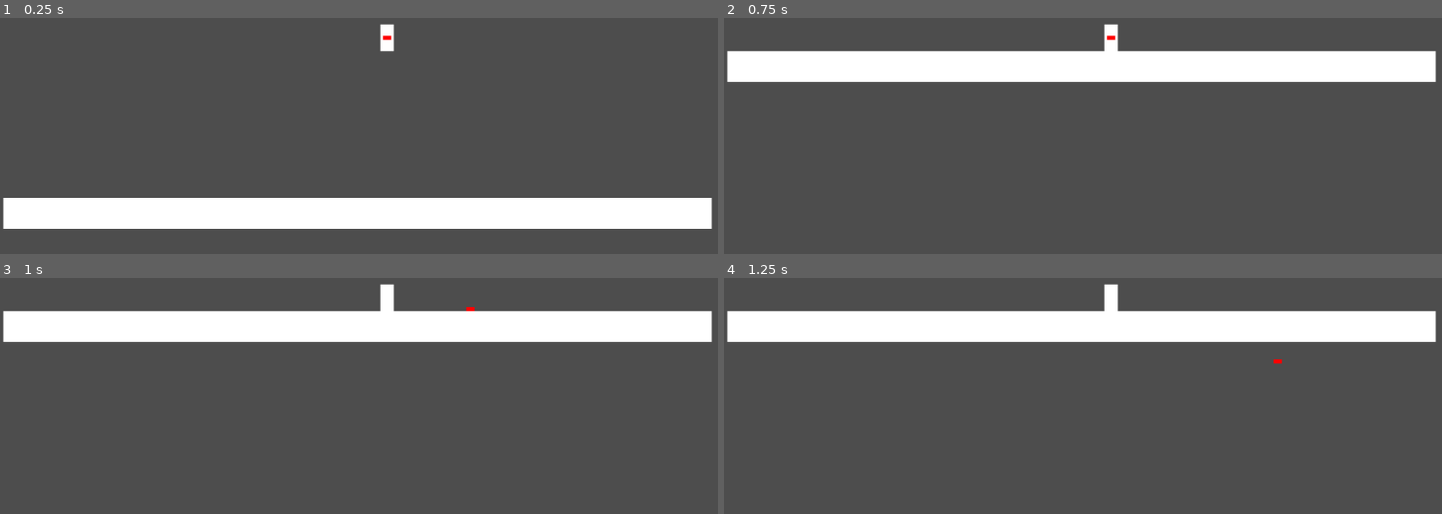
Above: before the commit, frames 1-4 (two rows, left to right).
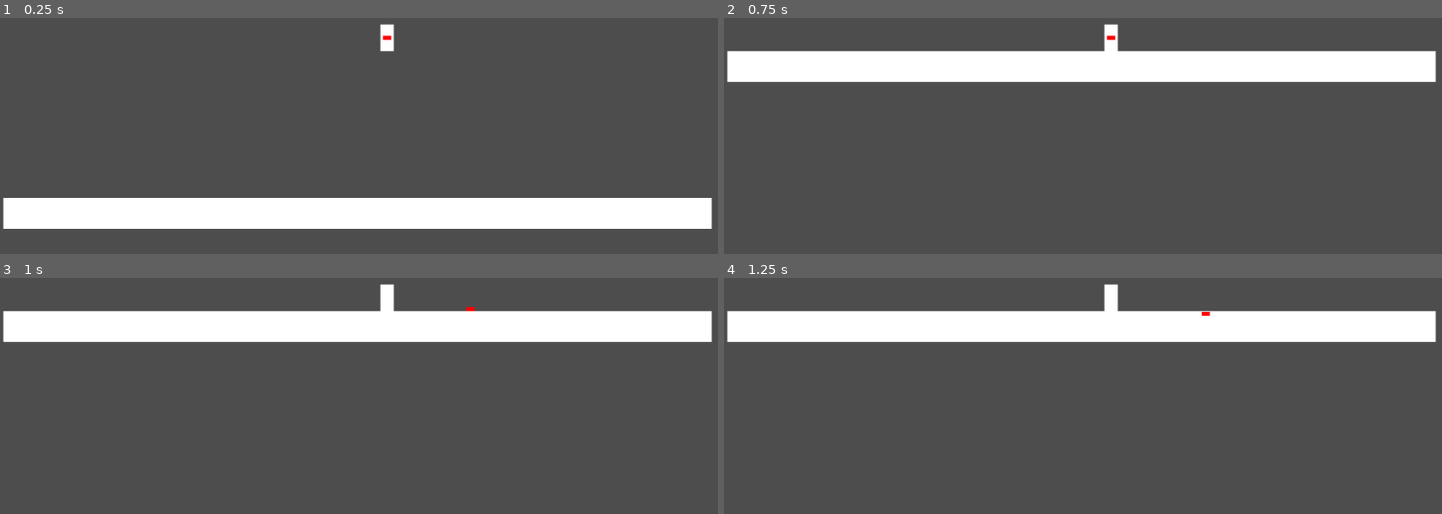
Above: after the commit, the same moments.

Repository: mathkimchi/harpooneer
Game: Godot game, scene res://main_level.tscn
Two runs of this game, one before a commit and one after it. Both use one fixed random seed, a clock stepped at 60 frames per second and the inputs below.
Inputs (mouse positions are in pixels of both pictures, inside the frame that each line leads up to):
- Up to frame 1 (0.25 s): no input
- Up to frame 2 (0.75 s): move the mouse to (outside the picture) at 0.52 s; click (outside the picture) at 0.67 s
- Up to frame 3 (1 s): no input
- Up to frame 4 (1.25 s): no input

Frames 1-3 are identical in both runs. In frame 4, less than 0.1% of the frame differs, in the area x 66-78%, y 14-37%.

Commit message:
lock harpoons

Diff:
--- a/main_level.tscn
+++ b/main_level.tscn
@@ -9,9 +9,6 @@
 
 [node name="Node2D" type="Node2D"]
 
-[node name="Player" parent="." instance=ExtResource("1_hi1ko")]
-position = Vector2(631, 191)
-
 [node name="Platform" type="StaticBody2D" parent="."]
 
 [node name="MeshInstance2D" type="MeshInstance2D" parent="Platform"]
@@ -22,3 +19,6 @@
 [node name="CollisionShape2D" type="CollisionShape2D" parent="Platform"]
 position = Vector2(587, 482)
 shape = SubResource("RectangleShape2D_6ey7h")
+
+[node name="Player" parent="." instance=ExtResource("1_hi1ko")]
+position = Vector2(631, 191)
--- a/player.gd
+++ b/player.gd
@@ -5,6 +5,7 @@
 
 var harpoon_charge = 0.0
 var is_harpoon_shot = false
+var is_harpoon_locked = false
 
 var harpoon_position: Vector2
 var harpoon_velocity: Vector2
@@ -23,6 +24,16 @@
 	move_and_slide()
 
 func harpoon_physics_process(delta: float) -> void:
+	if is_harpoon_locked:
+		return
+
+	for body in $Harpoon/Area2D.get_overlapping_bodies():
+		if body == self:
+			continue
+
+		print(body)
+		is_harpoon_locked = true
+
 	harpoon_velocity += get_gravity() * delta
 	harpoon_position += harpoon_velocity * delta
 
--- a/player.tscn
+++ b/player.tscn
@@ -1,9 +1,12 @@
-[gd_scene load_steps=3 format=3 uid="uid://dylwjeydch4fx"]
+[gd_scene load_steps=4 format=3 uid="uid://dylwjeydch4fx"]
 
 [ext_resource type="Script" path="res://player.gd" id="1_gieds"]
 
 [sub_resource type="RectangleShape2D" id="RectangleShape2D_av1me"]
 size = Vector2(20, 40)
+
+[sub_resource type="RectangleShape2D" id="RectangleShape2D_641tx"]
+size = Vector2(12, 6)
 
 [node name="Player" type="CharacterBody2D"]
 script = ExtResource("1_gieds")
@@ -28,3 +31,8 @@
 offset_right = 6.0
 offset_bottom = 3.0
 color = Color(1, 0, 0, 1)
+
+[node name="Area2D" type="Area2D" parent="Harpoon"]
+
+[node name="CollisionShape2D" type="CollisionShape2D" parent="Harpoon/Area2D"]
+shape = SubResource("RectangleShape2D_641tx")
